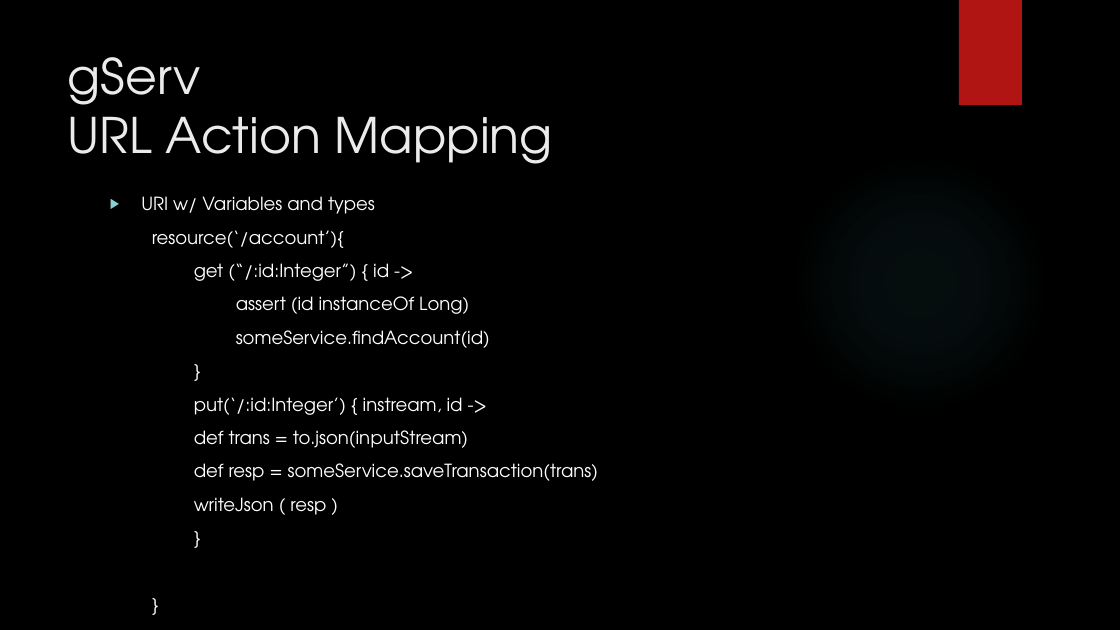
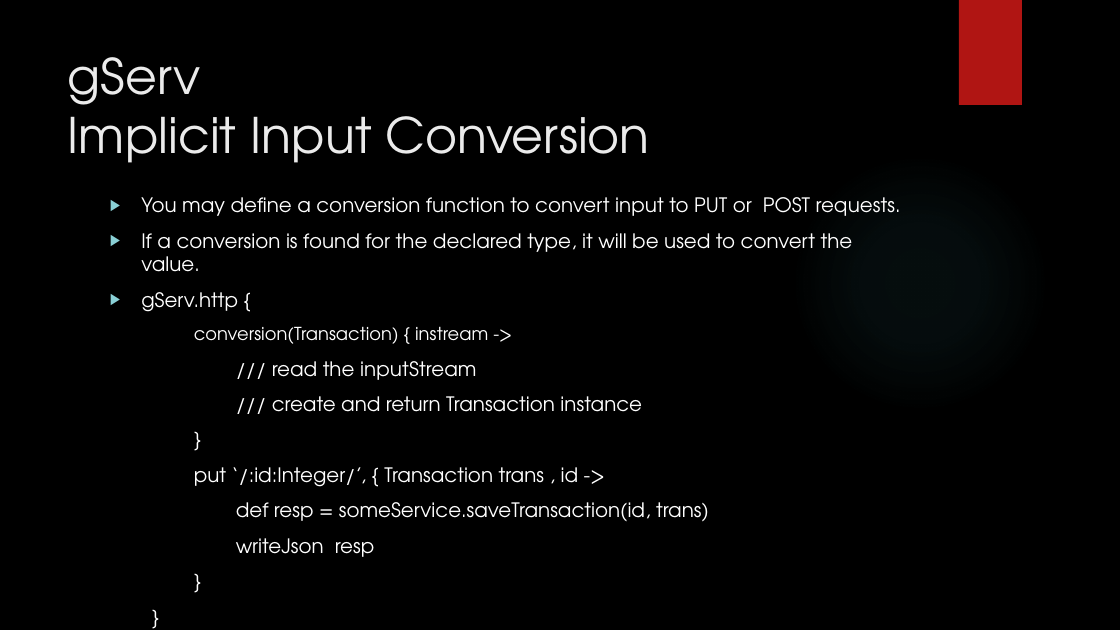
Before and after one commit to javaConductor/gserv, a slide deck: slide 15 of gServ.pptx (slide 12 before the commit). Drawn at 1120x630 pixels with LibreOffice and Linux fonts; fonts in the diff are those of the drawing; background and template pictures are left out. Boxes give left, top, right and bottom in pixels: in the first picture for what was removed or moved away, otherwise in the second. Text is boxed around its words. In the diff, an @@ line names an element or a change of style, - is before the commit and + after.

```diff
--- a/gServ.pptx
+++ b/gServ.pptx
@@ title at (x1=68, y1=57, x2=650, y2=163): text changed @@
-gServ
-URL Action Mapping
+gServ
+Implicit Input Conversion
@@ text "You may define a conversion ..." at (x1=141, y1=197, x2=901, y2=557): size 15.5 to 17 pt in "}", "}", "}" @@
@@ text at (x1=141, y1=197, x2=901, y2=412): text changed; size 15.5 to 17 pt @@
-▶ URI w/ Variables and types
-resource(‘/account’){
-get (“/:id:Integer”) { id ->
-assert (id instanceOf Long)
-someService.findAccount(id)
+▶ You may define a conversion function to convert input to PUT or POST requests.
+▶ If a conversion is found for the declared type, it will be used to convert the value.
+▶ gServ.http {
+  conversion(Transaction) { instream ->
+/// read the inputStream
+/// create and return Transaction instance
@@ text at (x1=194, y1=467, x2=709, y2=557): text changed; size 15.5 to 17 pt @@
-put(‘/:id:Integer’) { instream, id ->
-def trans = to.json(inputStream)
-def resp = someService.saveTransaction(trans)
-writeJson ( resp )
+put ‘/:id:Integer/’, { Transaction trans , id ->
+def resp = someService.saveTransaction(id, trans)
+writeJson resp
```
Also in this commit, not shown: 14 other slides changed, 2 slides added, 2 slides removed, 40 other files.
